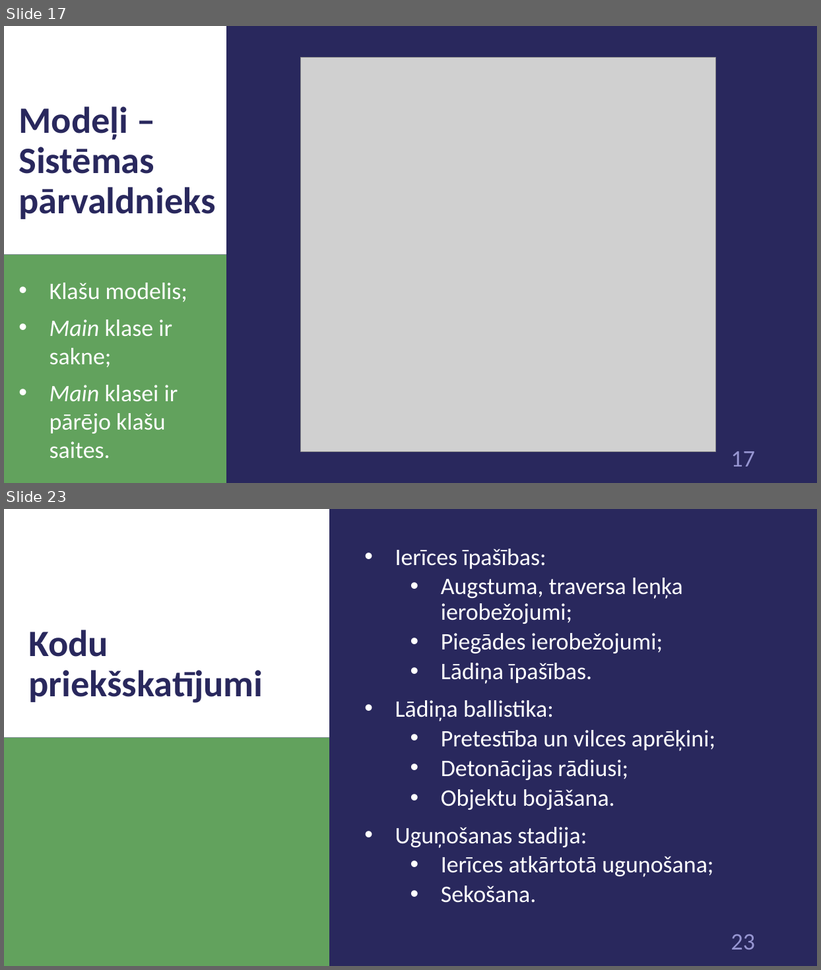
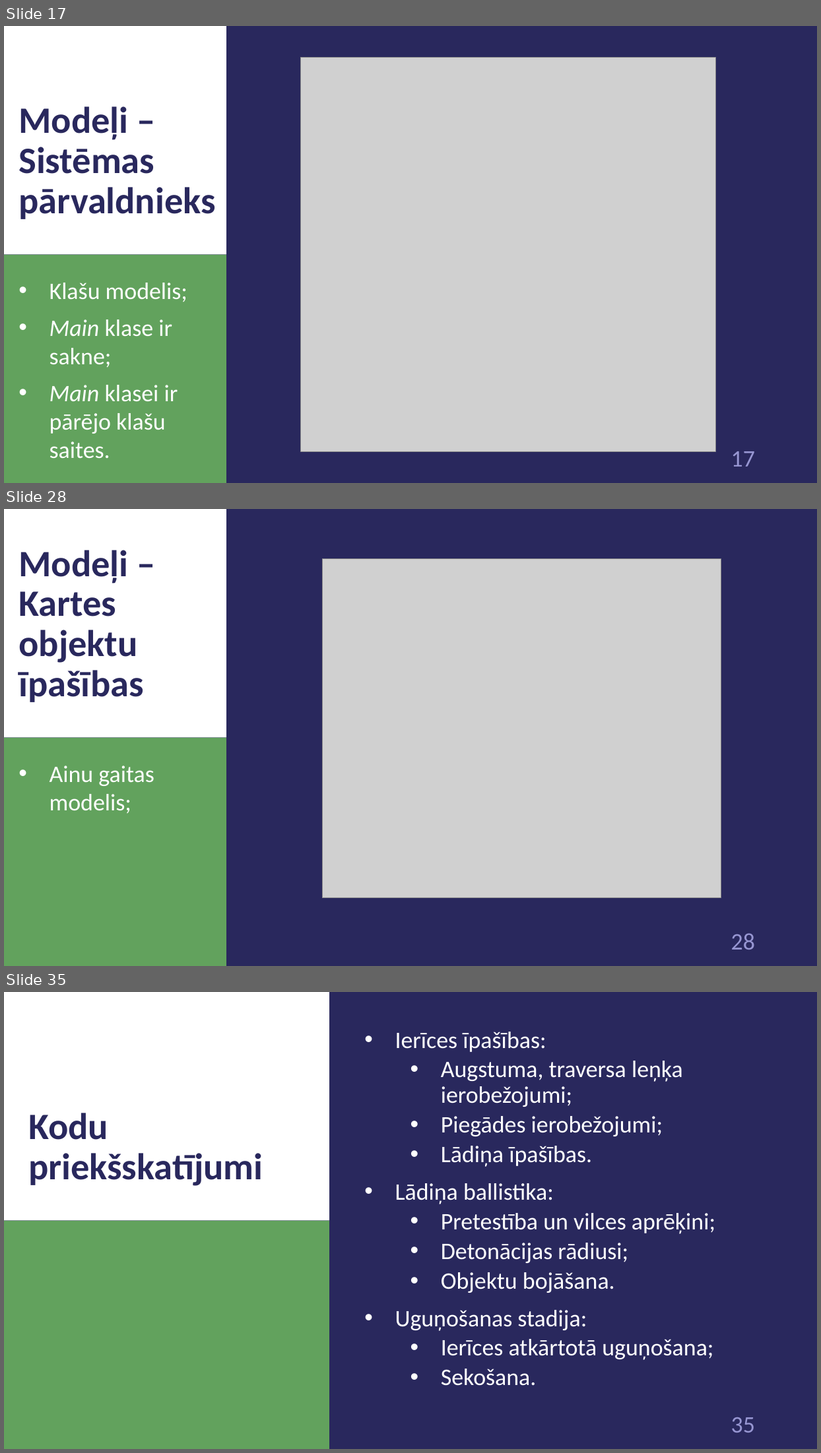
Before and after one commit to 1ivyatan/drumstalotajs, a slide deck: Documentation/Prezentācija.pptx. Shown one above the other, each under a label of ours: slides 17 and 23 before the commit, slides 17, 28 and 35 after it; the slides between them are not shown. The pictures are 821x970 and 821x1453 pixels, drawn with LibreOffice and Linux fonts; fonts in the diff are those of the drawing; grey boxes stand for pictures. Boxes give left, top, right and bottom in pixels: in the first picture for what was removed or moved away, otherwise in the second. Text is boxed around its words. In the diff, an @@ line names an element or a change of style, - is before the commit and + after.

Commit message:
add model images

```diff
--- a/Documentation/Prezentācija.pptx
+++ b/Documentation/Prezentācija.pptx
@@ slide 28 added at [4,509,817,966], background #29285D; not listed: 3 template elements that a slide beside it also shows @@
@@ title added at [19,550,143,702], 44 pt, text #29285D, bold @@
+Modeļi – Kartes objektu
+īpašības
@@ picture added at [322,559,721,898] @@
@@ text added at [50,766,154,814], 28 pt, text #FFFFFF @@
+• Ainu gaitas modelis;
@@ what was slide 23 is now slide 35 @@
@@ page number at [731,1418,755,1433]: text changed @@
-23
+35
```
Also in this commit, not shown: 4 slides changed, 12 other slides added, 1 slide removed.
